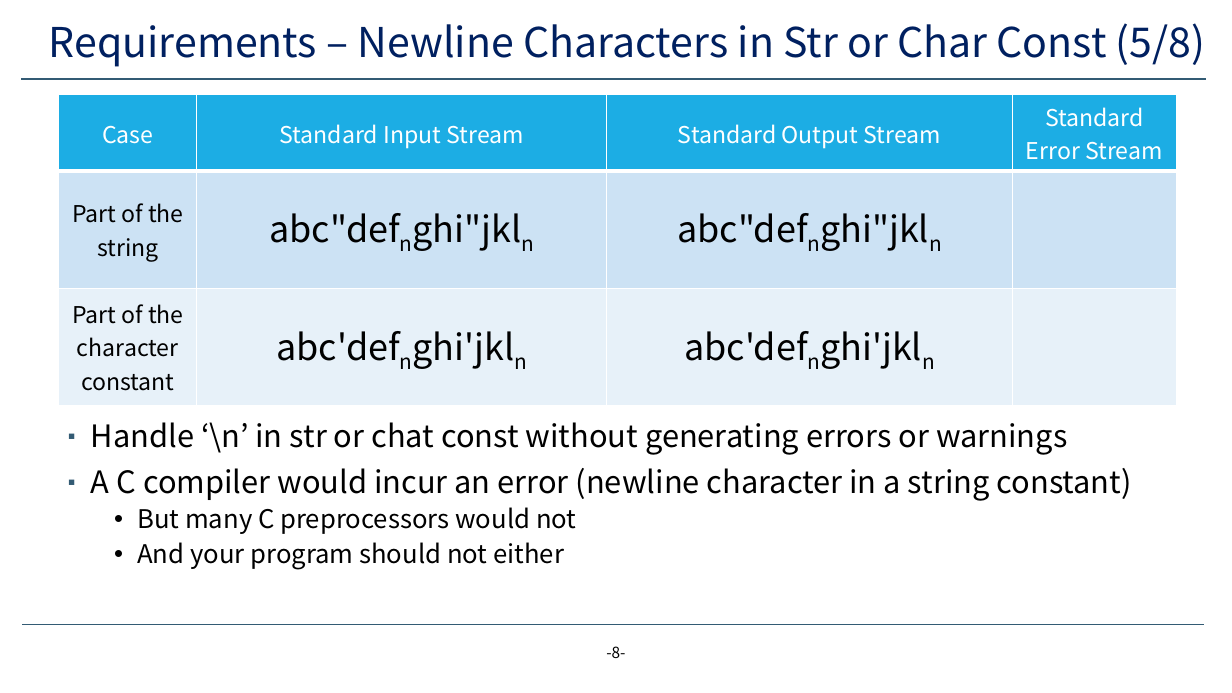
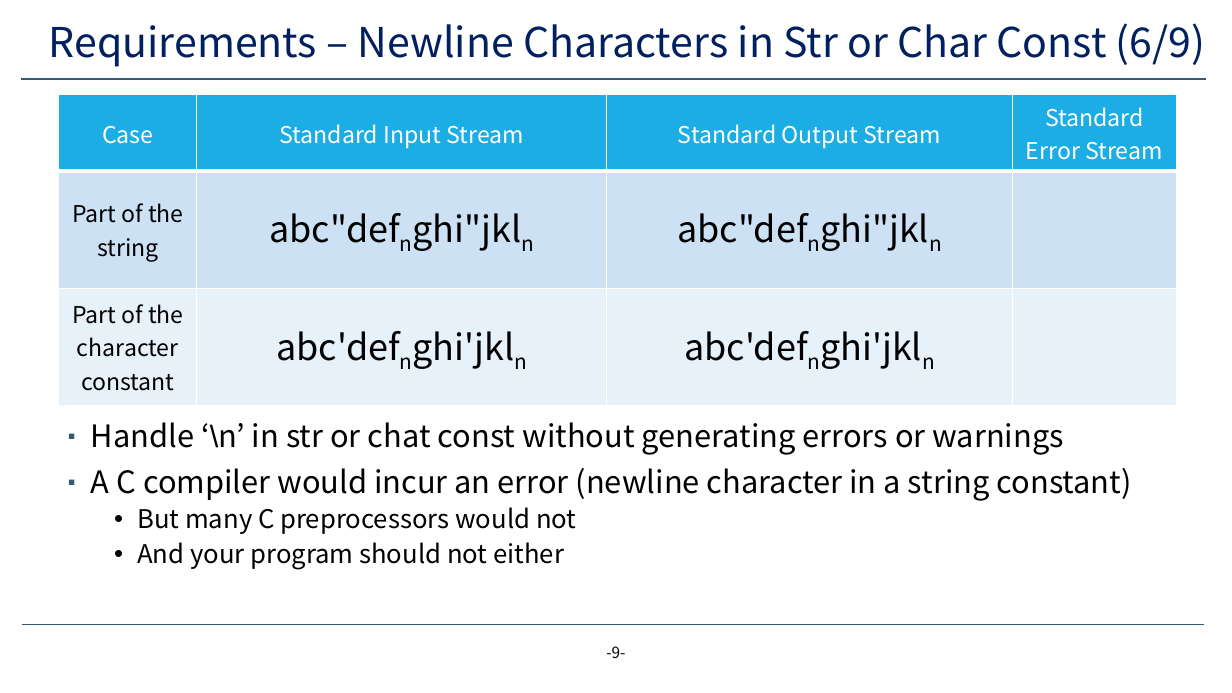
Before and after one commit to yeonjae11/3_2_SYSTEM, a slide deck: slide 9 of assignment1/lab-1-decommenter.pptx (slide 8 before the commit). Drawn at 1232x693 pixels with LibreOffice and Linux fonts; fonts in the diff are those of the drawing; background and template pictures are left out. Boxes give left, top, right and bottom in pixels: in the first picture for what was removed or moved away, otherwise in the second. Text is boxed around its words. In the diff, an @@ line names an element or a change of style, - is before the commit and + after.

```diff
--- a/assignment1/lab-1-decommenter.pptx
+++ b/assignment1/lab-1-decommenter.pptx
@@ title at box(49, 23, 1205, 67): text changed @@
-Requirements – Newline Characters in Str or Char Const (5/8)
+Requirements – Newline Characters in Str or Char Const (6/9)
@@ text at box(91, 422, 1064, 455): font Noto Sans CJK KR to Arial in "‘\n’" @@
@@ page number at box(606, 646, 625, 658): text changed @@
--8-
+-9-
```
Also in this commit, not shown: 11 other slides changed, 1 slide added, 2 other files.
